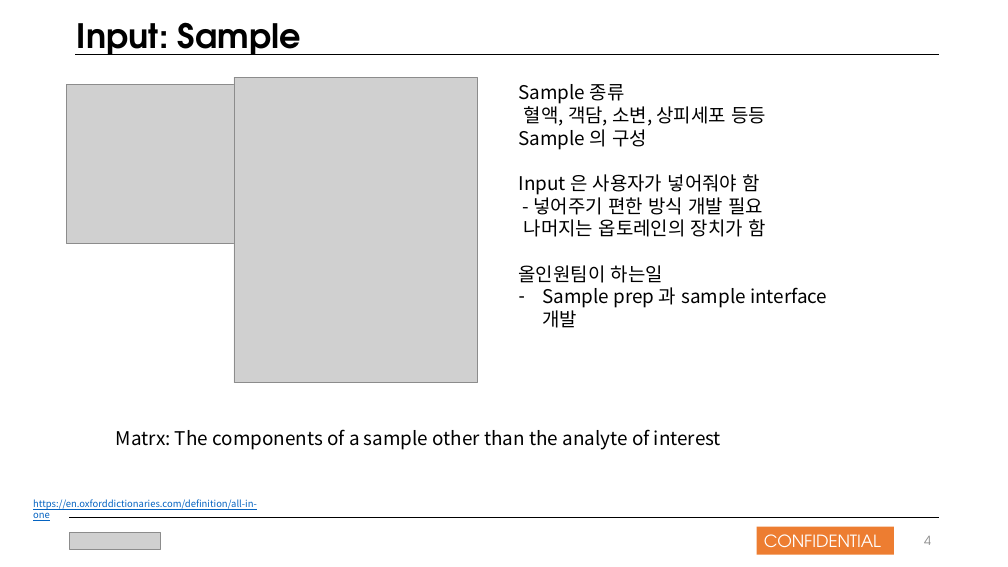
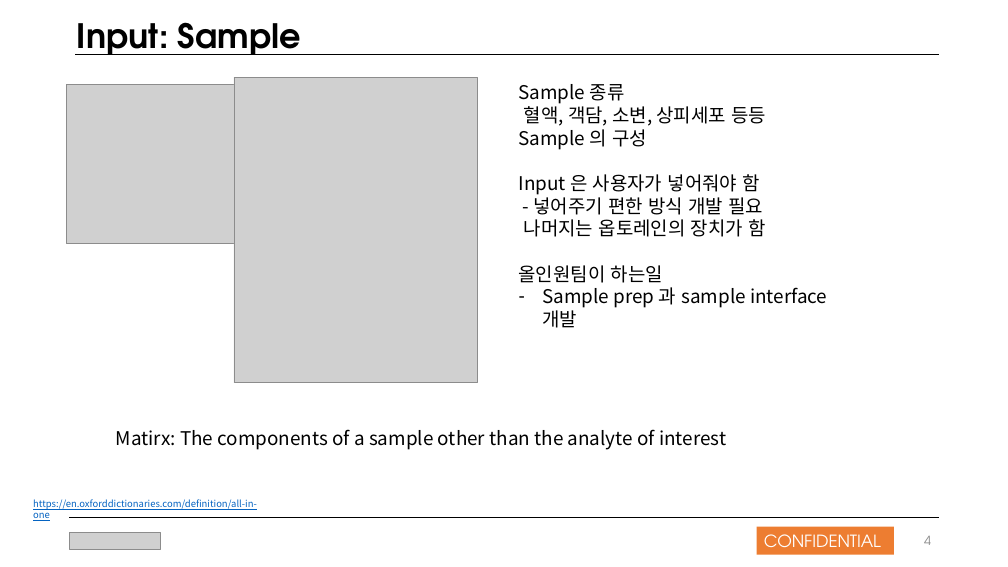
Before and after one commit to nansmile/Company-Work, a slide deck: slide 4 of Work/올인원팀 발표자료_181021.pptx. Drawn at 1008x567 pixels with LibreOffice and Linux fonts; fonts in the diff are those of the drawing; grey boxes stand for pictures. Boxes give left, top, right and bottom in pixels: in the first picture for what was removed or moved away, otherwise in the second. Text is boxed around its words. In the diff, an @@ line names an element or a change of style, - is before the commit and + after.

```diff
--- a/Work/올인원팀 발표자료_181021.pptx
+++ b/Work/올인원팀 발표자료_181021.pptx
@@ text at [116,429,726,450]: text changed @@
-Matrx: The components of a sample other than the analyte of interest
+Matirx: The components of a sample other than the analyte of interest
```
Also in this commit, not shown: 4 other slides changed, 1 slide removed.
